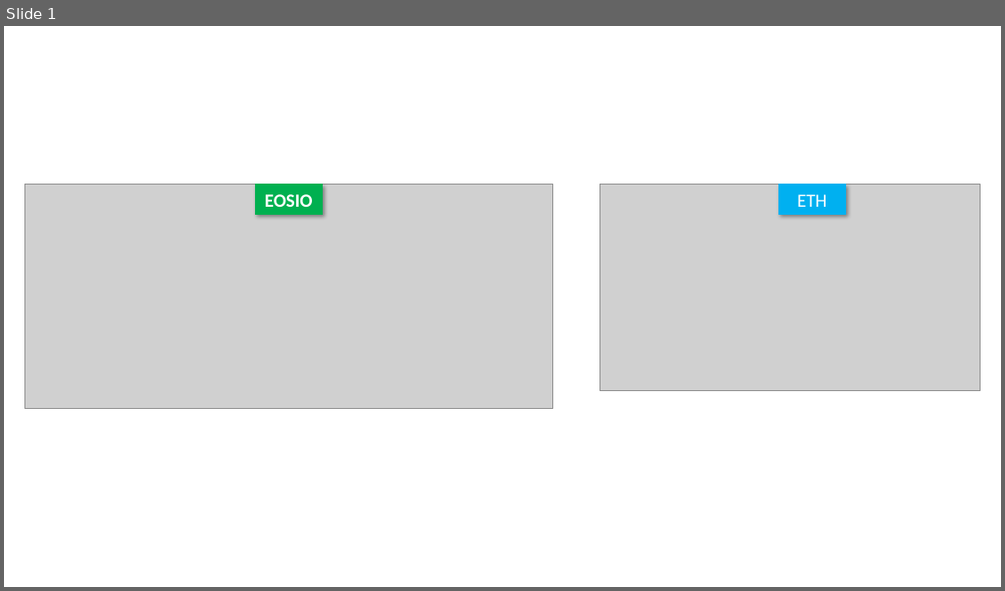
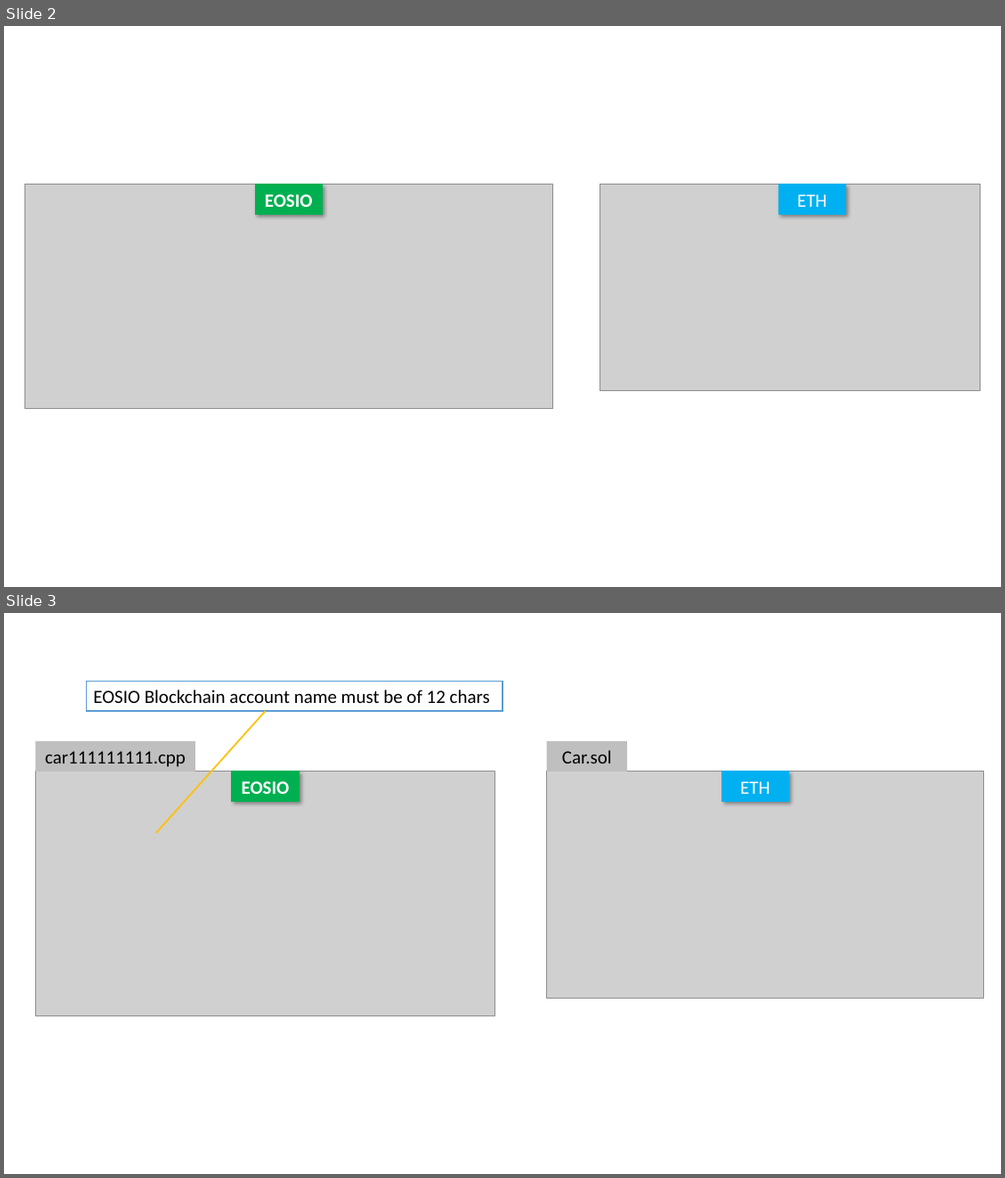
Before and after one commit to abhi3700/evm-playground, a slide deck: others/eosio_vs_eth.pptx. Shown one above the other, each under a label of ours: slide 1 before the commit, slides 2 and 3 after it. The pictures are 1005x591 and 1005x1178 pixels, drawn with LibreOffice and Linux fonts; fonts in the diff are those of the drawing; grey boxes stand for pictures; background and template pictures are left out. Boxes give left, top, right and bottom in pixels: in the first picture for what was removed or moved away, otherwise in the second. Text is boxed around its words. In the diff, an @@ line names an element or a change of style, - is before the commit and + after.

```diff
--- a/others/eosio_vs_eth.pptx
+++ b/others/eosio_vs_eth.pptx
@@ slide 3 added at <box>4,613,1001,1174</box>, background picture (left out) @@
@@ rectangle added at <box>86,681,502,711</box>, fill #FFFFFF, outline #5B9BD5 1 pt, 18 pt, text #000000 @@
+EOSIO Blockchain account name must be of 12 chars
@@ line added from (156, 833) to (265, 711), #FFC000 1.5 pt @@
@@ rectangle added at <box>35,741,195,771</box>, fill #BFBFBF, 18 pt, text #000000 @@
+car111111111.cpp
@@ rectangle added at <box>547,741,628,771</box>, fill #BFBFBF, 18 pt, text #000000 @@
+Car.sol
@@ picture added at <box>35,771,495,1016</box> @@
@@ rectangle added at <box>232,771,299,802</box>, fill #00B050, outline #00B050 0.75 pt, 18 pt, text #FFFFFF, bold @@
+EOSIO
@@ picture added at <box>547,771,984,999</box> @@
@@ rectangle added at <box>722,771,789,802</box>, fill #00B0F0, outline #00B0F0 0.75 pt, 18 pt, text #FFFFFF @@
+ETH
@@ what was slide 1 is now slide 2 @@
```
Also in this commit, not shown: 1 slide changed, 1 other slide added, 5 other files.
